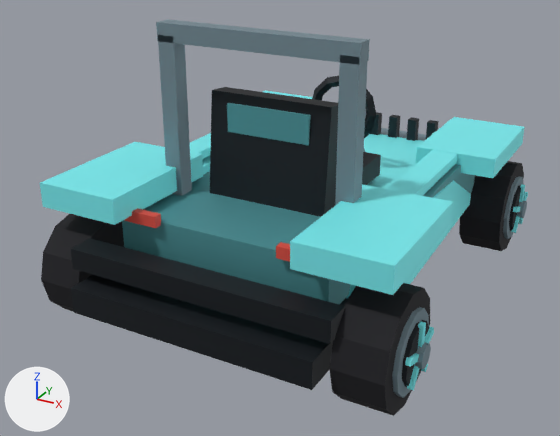
Renders of the glTF model DLC/MirrorsEdge/assets/kart/mirror-s-edge/mirrors-edge-celeste-runner-sombre/kart.glb from each side of a commit.
Rendered twice from a camera (50 mm lens) standing at (1.99, -4.04, 2.37) and looking at (-0.12, -0.19, 0.45). The lights are fixed; the arrows at lower left show +X, +Y and +Z. The first picture is the older version. Where no turn or scale is listed for an object, it has been applied to the vertices. Vertices at exactly the same position are counted once.

Objects in the first picture: 'chassis', 'wheel-front-right', 'wheel-rear-left', 'wheel-rear-right'.
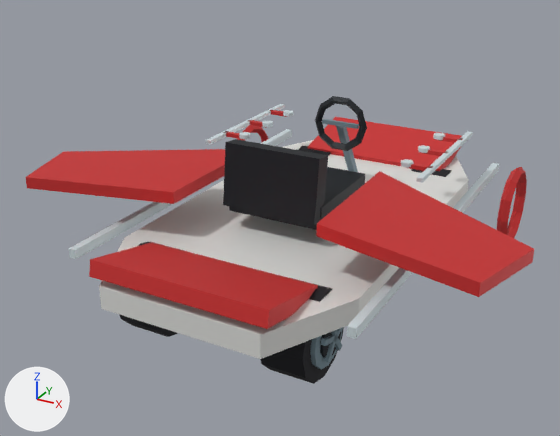
What differs and where, as boxes (x1, y1, x2, y2) in the pictures (560 x 436 px):
'chassis', deleted: before (40, 19, 525, 390)
'identity-hoverboard-hoverboard-turned-up-deck', added: after (89, 117, 469, 359)
'identity-hoverboard-motif-wings', added (red): after (25, 149, 534, 297)
'wheel-rear-right', reshaped, moved (20% narrower, 20% shorter): before (329, 283, 434, 416); after (260, 278, 344, 384)
'identity-hoverboard-driver-cockpit', added: after (223, 96, 367, 230)
'identity-hoverboard-motif-neon', added: after (69, 125, 527, 339)
'wheel-front-right', reshaped, moved (mostly hidden afterwards): before (459, 161, 528, 251); after (411, 169, 452, 177)
'wheel-rear-left', reshaped, moved (mostly hidden afterwards): before (41, 214, 124, 312); after (120, 242, 184, 337)
'identity-hoverboard-motif-circuit', added: after (206, 104, 473, 183)
part 2 of me_wheel_front_right, rebuilt (mostly hidden afterwards): before (459, 161, 524, 251); after (411, 169, 452, 177)
part 3 of me_wheel_front_right, cut back (cyan): before (503, 176, 528, 239)
part 4 of me_wheel_rear_right, added (mostly hidden): after (320, 332, 341, 358)
part 5 of me_wheel_rear_right, rebuilt (17% narrower, 20% shorter): before (329, 283, 430, 416); after (260, 278, 344, 384)
part 6 of me_wheel_rear_right, cut back: before (392, 307, 434, 398); after (321, 327, 343, 363)

What changed in the scene script:
```text
Change me_wheel_rear_left:
    remove me_wheel_rear_left.from_pydata(...)  # 132 vertices, 228 faces; spans x -0.22..0.135, y -0.31..0.31, z -0.31..0.31
    add me_wheel_rear_left.from_pydata(...)  # 113 vertices, 196 faces; spans x -0.182..0.125, y -0.25..0.25, z -0.25..0.25
    me_wheel_rear_left part 1: the loose piece of 26 vertices spanning x -0.135..0.135, y -0.31..0.31, z -0.31..0.31 is rebuilt with 51 vertices and now spans x -0.149..0.125, y -0.25..0.25, z -0.25..0.25
    other edits to the shape of me_wheel_rear_left do not show in these pictures
Change me_wheel_front_right:
    remove me_wheel_front_right.from_pydata(...)  # 132 vertices, 228 faces; spans x -0.135..0.22, y -0.31..0.31, z -0.31..0.31
    add me_wheel_front_right.from_pydata(...)  # 113 vertices, 196 faces; spans x -0.125..0.182, y -0.25..0.25, z -0.25..0.25
    me_wheel_front_right part 2: the loose piece of 26 vertices spanning x -0.135..0.135, y -0.31..0.31, z -0.31..0.31 is rebuilt with 51 vertices and now spans x -0.125..0.149, y -0.25..0.25, z -0.25..0.25
    me_wheel_front_right part 3: 106 vertices removed from x 0.133..0.22, y -0.217..0.217, z -0.217..0.217; 32 vertices added at x 0.158..0.182, y -0.124..0.124, z -0.11..0.053
    other edits to the shape of me_wheel_front_right do not show in these pictures
Change me_wheel_rear_right:
    remove me_wheel_rear_right.from_pydata(...)  # 132 vertices, 228 faces; spans x -0.135..0.22, y -0.31..0.31, z -0.31..0.31
    add me_wheel_rear_right.from_pydata(...)  # 113 vertices, 196 faces; spans x -0.125..0.182, y -0.25..0.25, z -0.25..0.25
    me_wheel_rear_right part 4: a new loose piece, a 10-sided cylinder along x spanning x 0.14..0.165, y -0.107..0.107, z -0.112..0.113, in mat_wheel_vertex_colours
    me_wheel_rear_right part 5: the loose piece of 26 vertices spanning x -0.135..0.135, y -0.31..0.31, z -0.31..0.31 is rebuilt with 51 vertices and now spans x -0.125..0.149, y -0.25..0.25, z -0.25..0.25
    me_wheel_rear_right part 6: 106 vertices removed from x 0.133..0.22, y -0.217..0.217, z -0.217..0.217; 32 vertices added at x 0.158..0.182, y -0.124..0.124, z -0.11..0.053
    other edits to the shape of me_wheel_rear_right do not show in these pictures
Remove ob_chassis:
    ob_chassis = bpy.data.objects.new('chassis', me_chassis)
Change ob_wheel_rear_left:
    ob_wheel_rear_left.location: (-0.89, -1.005, 0.31) -> (-0.45, -0.98, 0.25)
Change ob_wheel_front_right:
    ob_wheel_front_right.location: (0.89, 1.005, 0.31) -> (0.45, 0.98, 0.25)
Change ob_wheel_rear_right:
    ob_wheel_rear_right.location: (0.89, -1.005, 0.31) -> (0.45, -0.98, 0.25)
Add ob_identity_hoverboard_motif_circuit:
    ob_identity_hoverboard_motif_circuit = bpy.data.objects.new('identity-hoverboard-motif-circuit', me_identity_hoverboard_motif_circuit)  # 148 vertices, 240 faces; spans x -0.728..0.728, y -0.075..0.915, z 0.798..0.832
    ob_identity_hoverboard_motif_circuit.location = (0.0, 0.0, 0.0)
Add ob_identity_hoverboard_motif_wings:
    ob_identity_hoverboard_motif_wings = bpy.data.objects.new('identity-hoverboard-motif-wings', me_identity_hoverboard_motif_wings)  # 20 vertices, 32 faces; spans x -1.46..1.46, y -1.05..0.03, z 0.71..0.78
    ob_identity_hoverboard_motif_wings.location = (0.0, 0.0, 0.0)
Add ob_identity_hoverboard_motif_neon:
    ob_identity_hoverboard_motif_neon = bpy.data.objects.new('identity-hoverboard-motif-neon', me_identity_hoverboard_motif_neon)  # 112 vertices, 216 faces; spans x -1.07..1.07, y -1.25..1.26, z 0.04..0.6
    ob_identity_hoverboard_motif_neon.location = (0.0, 0.0, 0.0)
Add ob_identity_hoverboard_driver_cockpit:
    ob_identity_hoverboard_driver_cockpit = bpy.data.objects.new('identity-hoverboard-driver-cockpit', me_identity_hoverboard_driver_cockpit)  # 80 vertices, 140 faces; spans x -0.3..0.3, y -0.557..0.679, z 0.459..1.086
    ob_identity_hoverboard_driver_cockpit.location = (0.0, 0.0, 0.0)
Add ob_identity_hoverboard_hoverboard_turned_up_deck:
    ob_identity_hoverboard_hoverboard_turned_up_deck = bpy.data.objects.new('identity-hoverboard-hoverboard-turned-up-deck', me_identity_hoverboard_hoverboard_turned_up_deck)  # 78 vertices, 136 faces; spans x -0.73..0.73, y -1.46..1.46, z 0.23..0.62
    ob_identity_hoverboard_hoverboard_turned_up_deck.location = (0.0, 0.0, 0.0)
```
